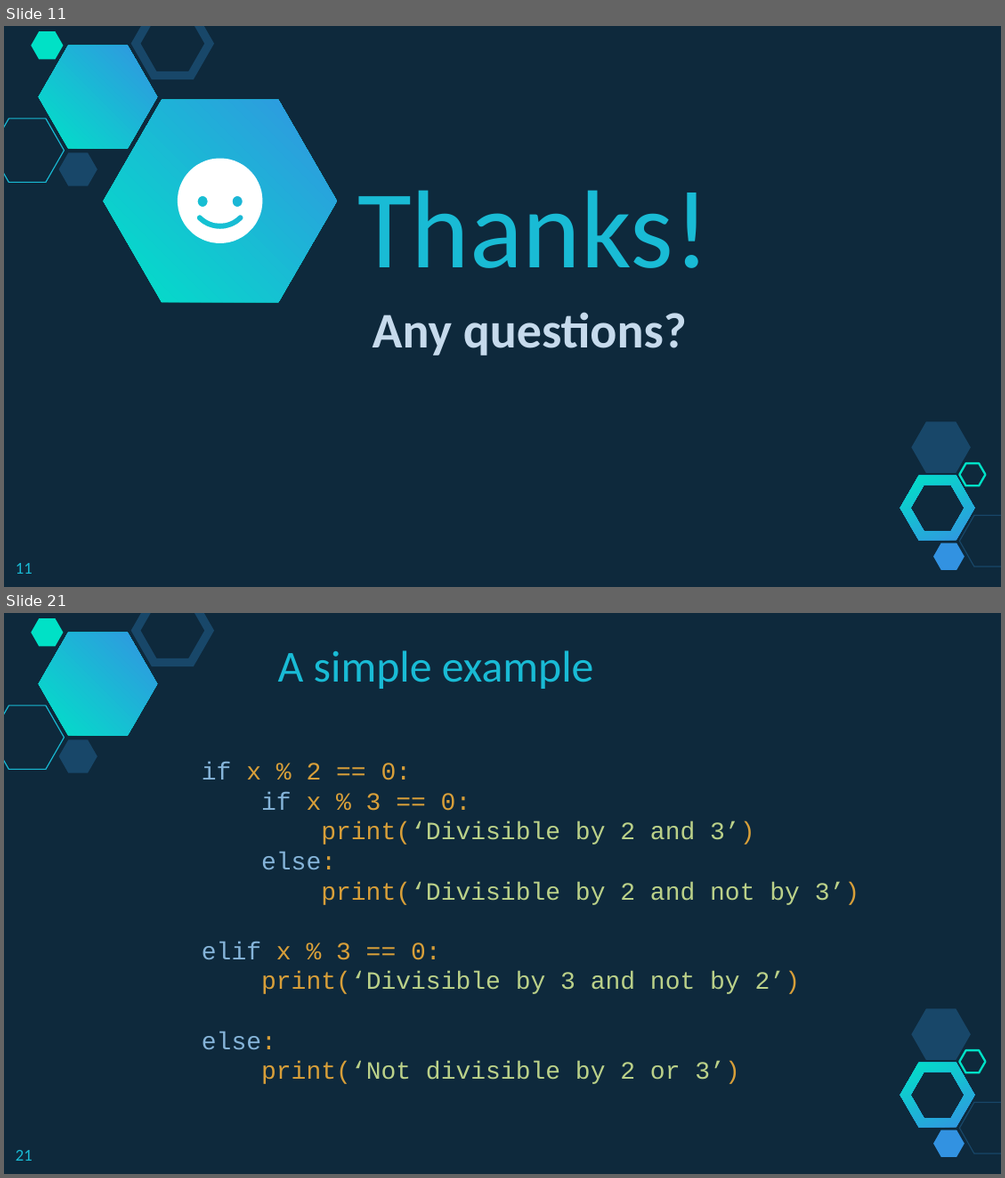
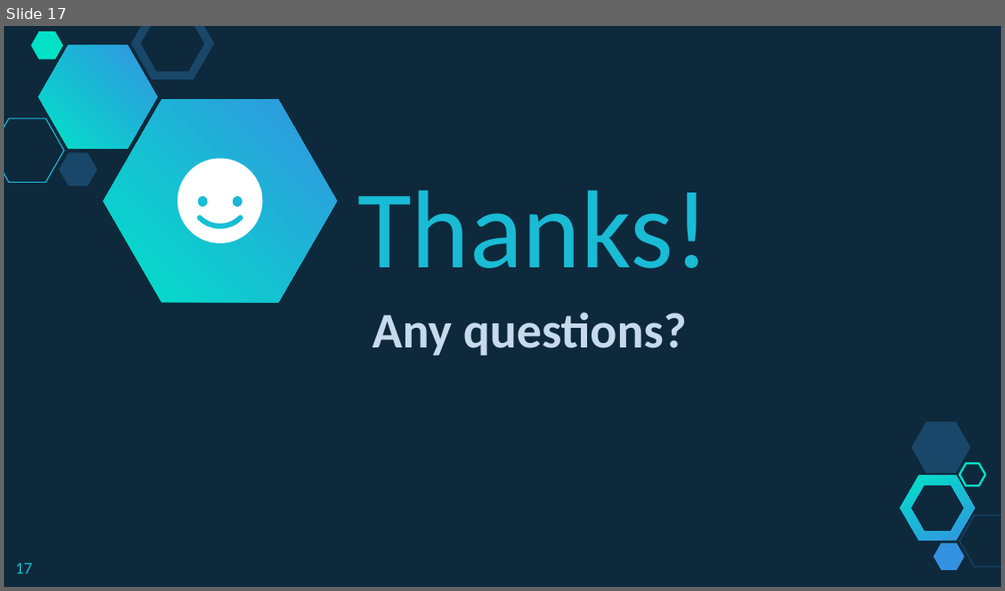
Before and after one commit to branhoff/python_class_101, a slide deck: lecture_slides/6_Python Lesson - Control Flow - While and For Loops.pptx. Shown one above the other, each under a label of ours: slides 11 and 21 before the commit, slide 17 after it; the slides between them are not shown. The pictures are 1005x1178 and 1005x591 pixels, drawn with LibreOffice and Linux fonts; fonts in the diff are those of the drawing. Boxes give left, top, right and bottom in pixels: in the first picture for what was removed or moved away, otherwise in the second. Text is boxed around its words. In the diff, an @@ line names an element or a change of style, - is before the commit and + after.

```diff
--- a/lecture_slides/6_Python Lesson - Control Flow - While and For Loops.pptx
+++ b/lecture_slides/6_Python Lesson - Control Flow - While and For Loops.pptx
@@ slide 21 removed at [4,613,1001,1174], background #0E293C; not listed: 10 template elements that a slide beside it also shows @@
@@ text removed at [278,650,594,689] @@
-A simple example
@@ text removed at [202,762,859,1084] @@
-if x % 2 == 0:
-if x % 3 == 0:
-print(‘Divisible by 2 and 3’)
-else:
-print(‘Divisible by 2 and not by 3’)
-elif x % 3 == 0:
-print(‘Divisible by 3 and not by 2’)
-else:
-print(‘Not divisible by 2 or 3’)
@@ page number removed at [16,1150,32,1160] @@
-21
@@ what was slide 11 is now slide 17 @@
@@ page number at [16,563,32,573]: text changed @@
-11
+17
```
Also in this commit, not shown: 6 slides added, 14 other slides removed, 11 other files.
